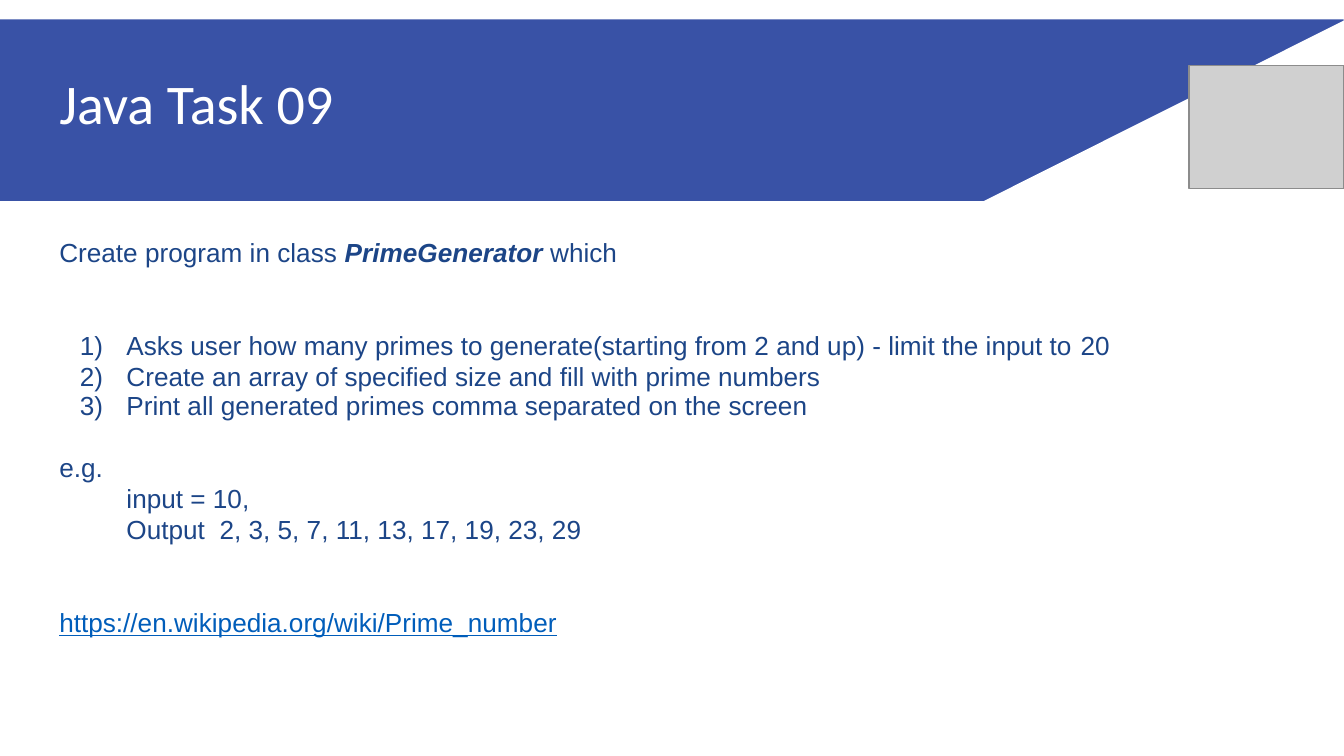
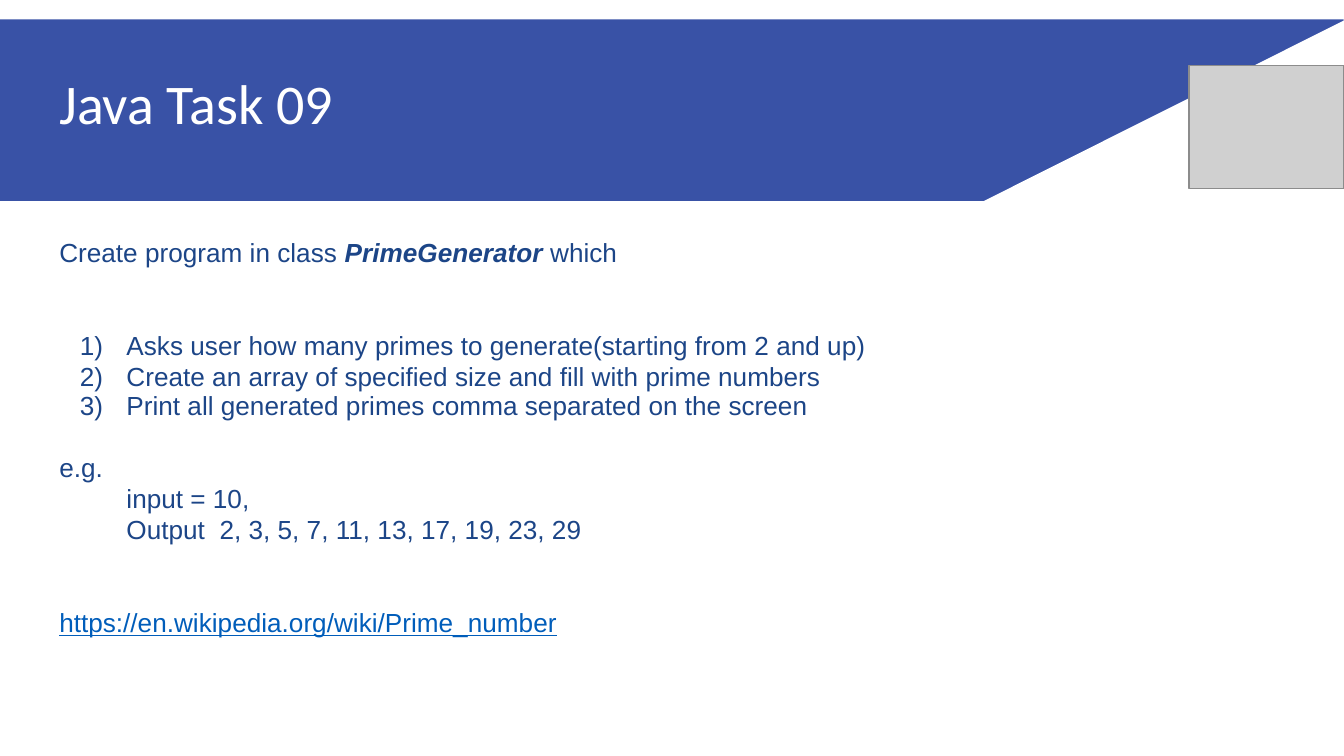
Before and after one commit to rcsyg/rcs-preboot, a slide deck: slide 6 of Java Homework 02 (eng).pptx. Drawn at 1344x756 pixels with LibreOffice and Linux fonts; fonts in the diff are those of the drawing; grey boxes stand for pictures. Boxes give left, top, right and bottom in pixels: in the first picture for what was removed or moved away, otherwise in the second. Text is boxed around its words. In the diff, an @@ line names an element or a change of style, - is before the commit and + after.

```diff
--- a/Java Homework 02 (eng).pptx
+++ b/Java Homework 02 (eng).pptx
@@ text at bbox=[126, 336, 865, 361]: text changed @@
-1) Asks user how many primes to generate(starting from 2 and up) - limit the input to 20
+1) Asks user how many primes to generate(starting from 2 and up)
```
Also in this commit, not shown: 2 other slides changed, 1 other file.
